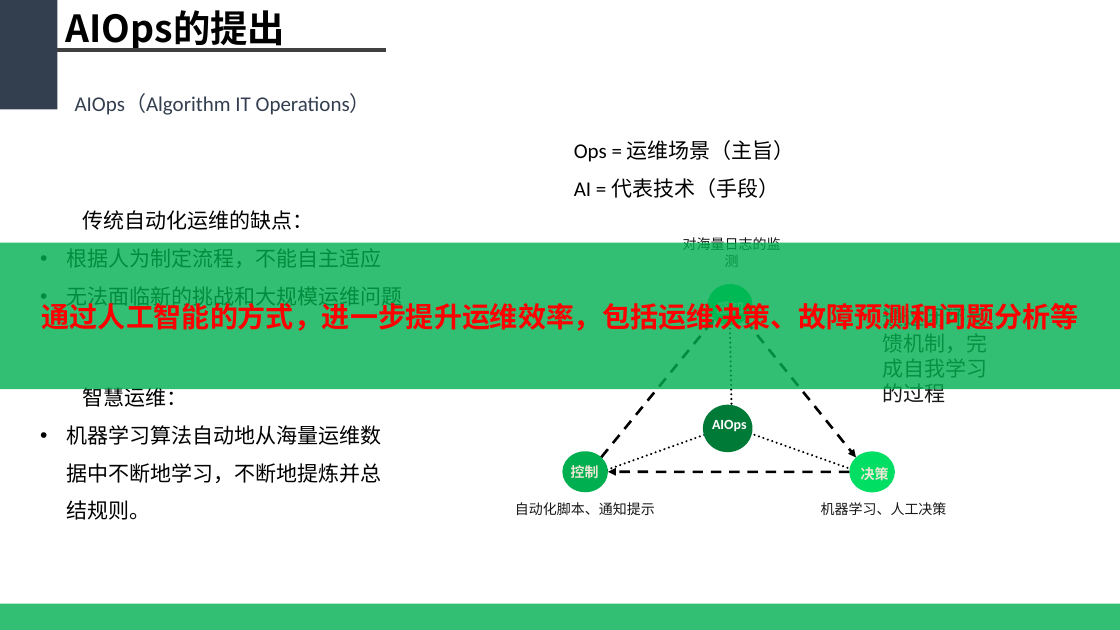
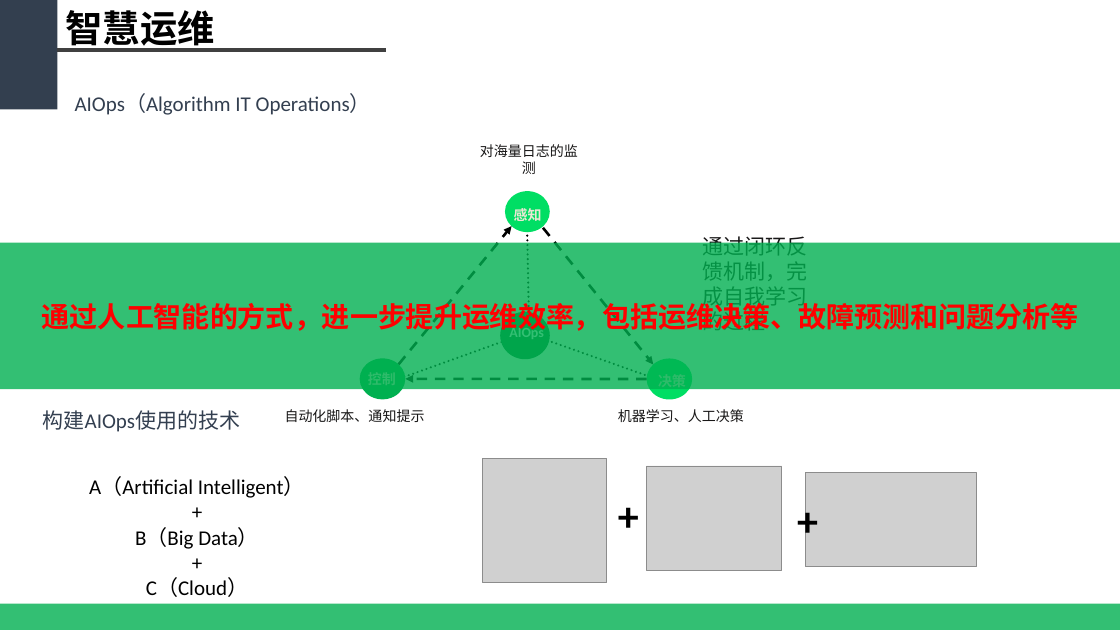
Before and after one commit to WeakX/Ref, a slide deck: slide 13 of 基于大数据的智慧网络运维平台_new.pptx (slide 5 before the commit). Drawn at 1120x630 pixels with LibreOffice and Linux fonts; fonts in the diff are those of the drawing; grey boxes stand for pictures. Boxes give left, top, right and bottom in pixels: in the first picture for what was removed or moved away, otherwise in the second. Text is boxed around its words. In the diff, an @@ line names an element or a change of style, - is before the commit and + after.

```diff
--- a/基于大数据的智慧网络运维平台_new.pptx
+++ b/基于大数据的智慧网络运维平台_new.pptx
@@ text at [66,4,215,52]: text changed @@
-AIOps的提出
+智慧运维
@@ text removed at [574,140,795,198] @@
-Ops = 运维场景（主旨）
-AI = 代表技术（手段）
@@ text removed at [66,210,402,309] @@
-传统自动化运维的缺点：
-• 根据人为制定流程，不能自主适应
-• 无法面临新的挑战和大规模运维问题
@@ 3 lines, 2 arrows, 1 text: place and size @@
-3 lines, 2 arrows, 1 text at [597,236,870,476]
+3 lines, 2 arrows, 1 text at [394,144,668,383]
@@ text "通过闭环反馈机制，完成自我学习的过程": place and size @@
-text "通过闭环反馈机制，完成自我学习的过程" at [883,304,988,406]
+text "通过闭环反馈机制，完成自我学习的过程" at [703,233,808,334]
@@ 3 ellipses: place and size @@
-3 ellipses at [562,284,895,492]
+3 ellipses at [360,192,692,400]
@@ text removed at [66,384,381,520] @@
-智慧运维：
-• 机器学习算法自动地从海量运维数据中不断地学习，不断地提炼并总结规则。
@@ 3 texts, 1 ellipse, 1 arrow: place and size @@
-3 texts, 1 ellipse, 1 arrow at [608,303,947,515]
+3 texts, 1 ellipse, 1 arrow at [406,206,744,422]
@@ text added at [43,410,240,432], 18 pt, text #333F50 @@
+构建AIOps使用的技术
@@ text "自动化脚本、通知提示": place and size @@
-text "自动化脚本、通知提示" at [515,502,655,515]
+text "自动化脚本、通知提示" at [285,409,425,422]
@@ text added at [89,477,305,597], 18 pt, text #000000 @@
+A（Artificial Intelligent）
++
+B（Big Data）
++
+C（Cloud）
@@ picture added at [482,458,607,582] @@
@@ text removed at [571,465,599,478] @@
-控制
@@ picture added at [647,466,782,571] @@
@@ picture added at [805,473,976,567] @@
@@ text removed at [861,467,889,481] @@
-决策
@@ text added at [590,486,667,545], 36 pt, text #000000, bold @@
++
@@ text added at [769,491,846,550], 36 pt, text #000000, bold @@
++
```
Also in this commit, not shown: 4 other slides changed, 6 slides added, 2 slides removed.
